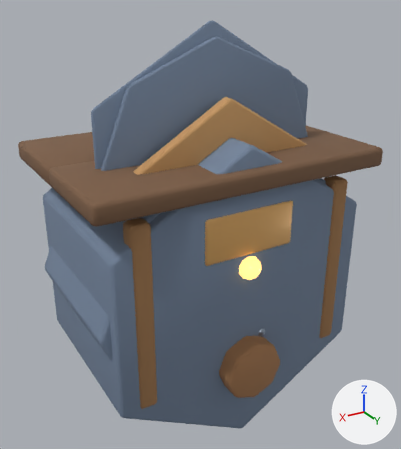
The Blender file assets-source/blender/buildings/lumberyard.blend, before and after one commit.
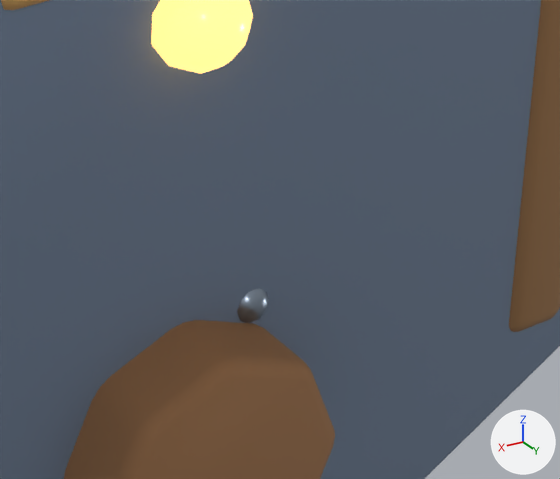
Each version appears first whole from a 50 mm camera at (2.56, 4.33, 3.38) aimed at (-0.03, 0.01, 1.22), and next in a close-up on the part from 51% to 83% of the width and 59% to 83% of the height. Every picture has the same lights, and +X, +Y and +Z are marked at lower right. The last two pictures show the newer version.

In view in the first close-up: 'LOD2_PROXY_base', 'identityLamp', 'plinth', 'plinthBolt.2', 'post.-1.0.-0.8' and 1 more.
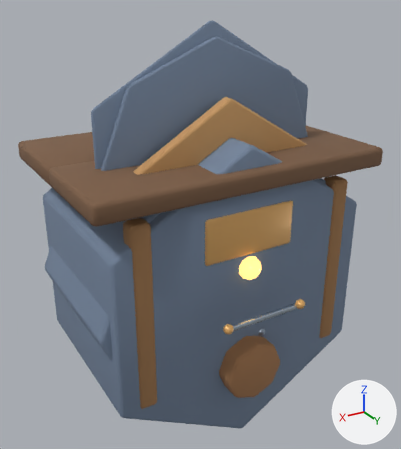
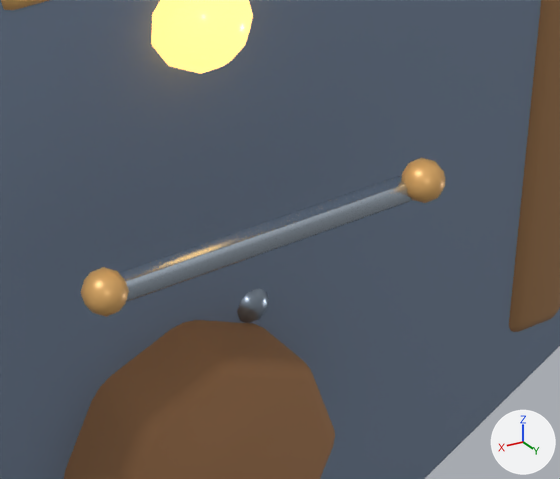
The change, as a diff of the scene's bpy script:
```diff
--- a/assets-source/blender/buildings/lumberyard.blend.py
+++ b/assets-source/blender/buildings/lumberyard.blend.py
@@ mat_mat_lumberyard_metallight @@
+mat_mat_lumberyard_metallight = principled_material('MAT_lumberyard_metalLight')
+mat_mat_lumberyard_metallight.base_color = (0.55, 0.64, 0.74)  # pale blue #c4d1df
+mat_mat_lumberyard_metallight.metallic = 0.9
+mat_mat_lumberyard_metallight.roughness = 0.22
@@ me_icosphere_416 @@
+me_icosphere_416.from_pydata(...)  # an icosphere of 80 faces spanning x -0.0428..0.0428, y -0.045..0.045, z -0.045..0.045
+me_icosphere_416.polygons.foreach_set('use_smooth', [True] * 80)
+me_icosphere_416.materials.append(mat_mat_lumberyard_accent)  # orange #e7b36c
@@ me_cube_786 @@
+me_cube_786.from_pydata(...)  # a box spanning x -0.36..0.36, y -0.022..0.022, z -0.022..0.022
+me_cube_786.polygons.foreach_set('use_smooth', [True] * 6)
+me_cube_786.materials.append(mat_mat_lumberyard_metallight)  # pale blue #c4d1df
@@ ob_servicebolt_r @@
+ob_servicebolt_r = bpy.data.objects.new('serviceBolt.R', me_icosphere_416)
+ob_servicebolt_r.parent = ob_buildingroot
+ob_servicebolt_r.location = (0.38, 0.8, -1.14)
+_m = ob_servicebolt_r.modifiers.new('soft bevel', 'BEVEL')
+_m.width = 0.02
+_m.width_pct = 0.02
+_m.segments = 2
@@ ob_servicebolt_l @@
+ob_servicebolt_l = bpy.data.objects.new('serviceBolt.L', me_icosphere_416.copy())
+ob_servicebolt_l.parent = ob_buildingroot
+ob_servicebolt_l.location = (-0.38, 0.8, -1.14)
+_m = ob_servicebolt_l.modifiers.new('soft bevel', 'BEVEL')
+_m.width = 0.02
+_m.width_pct = 0.02
+_m.segments = 2
@@ ob_serviceplate @@
+ob_serviceplate = bpy.data.objects.new('servicePlate', me_cube_786)
+ob_serviceplate.parent = ob_buildingroot
+ob_serviceplate.location = (0.0, 0.78, -1.12)
+_m = ob_serviceplate.modifiers.new('soft bevel', 'BEVEL')
+_m.width = 0.01
+_m.width_pct = 0.01
+_m.segments = 2
```

What differs and where, as boxes [x1, y1, x2, y2] in the close-ups (560 x 479 px):
'servicePlate', added (pale blue)
    after: [119, 176, 412, 302]
'serviceBolt.R', added (orange)
    after: [81, 267, 129, 316]
'serviceBolt.L', added (orange)
    after: [401, 158, 446, 203]
